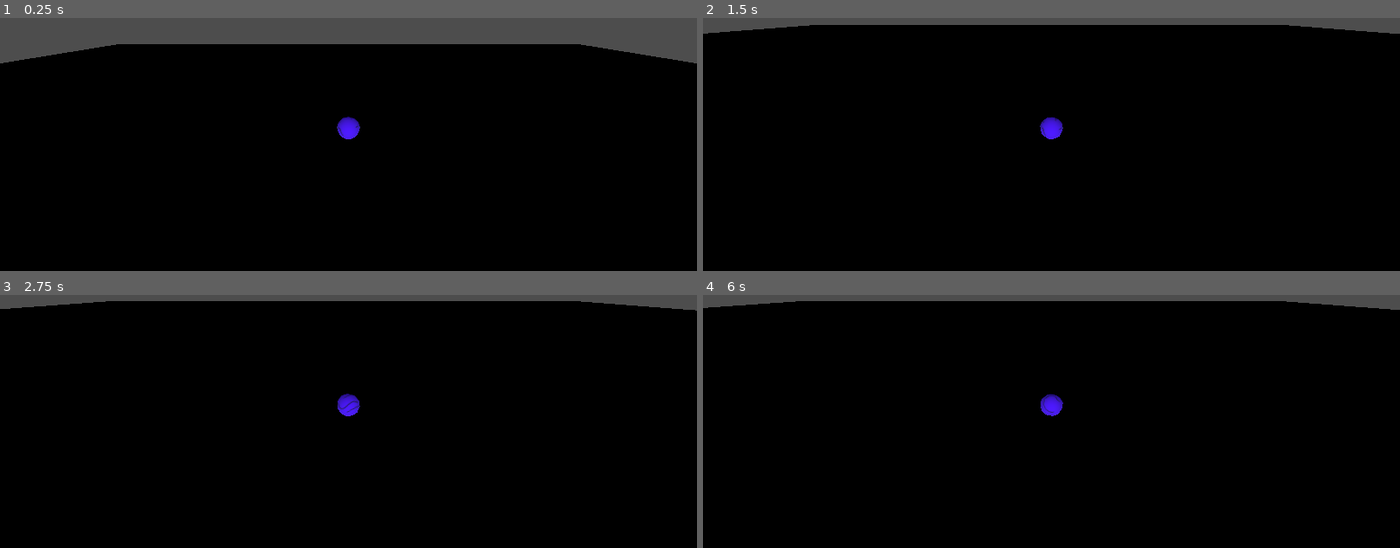
Above: before the commit, frames 1-4 (two rows, left to right).
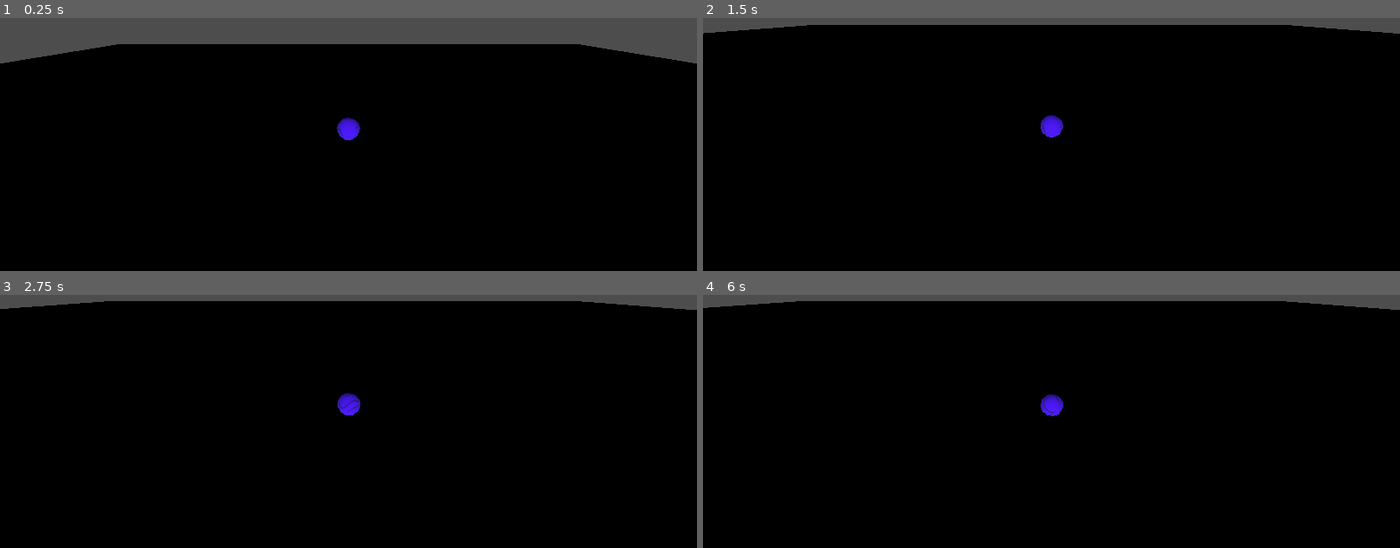
Above: after the commit, the same moments.

Repository: aduImperfect/MarbleBlast
Game: Godot game, scene res://TSCN/main.tscn
The game is run twice, just before and just after one commit, with the same random seed, the same clock (stepped at 60 frames per second) and the same inputs.
Inputs (mouse positions are in pixels of both pictures, inside the frame that each line leads up to):
- Up to frame 1 (0.25 s): no input
- Up to frame 2 (1.5 s): tap Enter at 0.5 s; move the mouse to (1204, 55) at 0.52 s; hold Right 0.53-1.28 s; click (1204, 55) at 0.67 s; move the mouse to (912, 93) at 1.27 s; hold Down from 1.28 s (still down); click (912, 93) at 1.42 s
- Up to frame 3 (2.75 s): move the mouse to (outside the picture) at 2.02 s; release Down at 2.03 s; hold Right from 2.03 s (still down); click (outside the picture) at 2.17 s
- Up to frame 4 (6 s): move the mouse to (1016, 431) at 2.77 s; release Right at 2.78 s; hold Up 2.78-3.53 s; click (1016, 431) at 2.92 s; move the mouse to (1260, 411) at 3.52 s; hold Left 3.53-5.03 s; click (1260, 411) at 3.67 s; tap Space at 4.25, 5.75 s; move the mouse to (outside the picture) at 4.27 s; click (outside the picture) at 4.42 s; tap Enter at 5 s; move the mouse to (1086, 353) at 5.02 s; hold Down 5.03-5.78 s; click (1086, 353) at 5.17 s; move the mouse to (outside the picture) at 5.77 s; hold Right from 5.78 s (still down); click (outside the picture) at 5.92 s

The runs differ from the first frame. In frame 1, less than 0.1% of the frame differs, in the area x 0-100%, y 11-49%; in frame 2, 0.1%, in the area x 0-99%, y 2-48%; in frame 3, less than 0.1%; in frame 4, less than 0.1%.

Commit message:
Camera going in weird rotations. Calculation for mouse movement taken but camera not rotating as intended!

Diff:
--- a/marble-blast/TSCN/main.tscn
+++ b/marble-blast/TSCN/main.tscn
@@ -1,6 +1,7 @@
 [gd_scene format=3 uid="uid://hiqoorm35hoa"]
 
 [ext_resource type="Script" uid="uid://bv0jqcjv8xm0m" path="res://TSCN/main.gd" id="1_fmnqs"]
+[ext_resource type="Script" uid="uid://mymcs0u14wi" path="res://TSCN/pivot_point.gd" id="2_fkqqc"]
 [ext_resource type="Texture2D" uid="uid://babau2golwhs8" path="res://Textures/Sphere.png" id="2_gtjxt"]
 [ext_resource type="Script" uid="uid://4kaw0ylbo4bf" path="res://TSCN/main_cam.gd" id="2_p3t1g"]
 [ext_resource type="Script" uid="uid://b2tw2e23ogp4e" path="res://TSCN/ball.gd" id="3_p3t1g"]
@@ -26,8 +27,12 @@
 script = ExtResource("1_fmnqs")
 
 [node name="MainCam" type="Camera3D" parent="." unique_id=1038089774 node_paths=PackedStringArray("playerNode")]
-transform = Transform3D(1, 0, 0, 0, 0.9659258, 0.25881904, 0, -0.25881904, 0.9659258, 0, 5, 10)
+transform = Transform3D(1, 0, 0, 0, 0.9659259, 0.25881907, 0, -0.25881907, 0.9659258, 0, 5, 10)
 script = ExtResource("2_p3t1g")
+playerNode = NodePath("../PivotPoint")
+
+[node name="PivotPoint" type="Node3D" parent="." unique_id=991218478 node_paths=PackedStringArray("playerNode")]
+script = ExtResource("2_fkqqc")
 playerNode = NodePath("../BallRigidBody")
 
 [node name="DirectionalLight3D" type="DirectionalLight3D" parent="." unique_id=263895350]
--- a/marble-blast/TSCN/main_cam.gd
+++ b/marble-blast/TSCN/main_cam.gd
@@ -13,6 +13,17 @@
 @export var camStartingPosY : float = 5.0
 @export var camStartingPosZ : float = 10.0
 
+@export var deltaVal : float = 0.0
+@export var rotSpeed : float = 20.0
+
+@export var ifRightPressed : bool = false
+@export var ifMouseMovedHoriz : bool = false
+@export var ifMouseMovedVert : bool = false
+@export var horizDirMouseMoved : float = 0.0
+@export var vertDirMouseMoved : float = 0.0
+
+@export var mouseMotionDelta : float = 0.1
+
 # Called when the node enters the scene tree for the first time.
 func _ready() -> void:
 	currentCamZoomLevel = 0
@@ -20,15 +31,27 @@
 	position.x = camStartingPosX
 	position.y = camStartingPosY
 	position.z = camStartingPosZ
+	deltaVal = 0.0
+	rotSpeed = 20.0
+	ifRightPressed = false
+	ifMouseMovedHoriz = false
+	ifMouseMovedVert = false
+	horizDirMouseMoved = 0.0
+	vertDirMouseMoved = 0.0
+	mouseMotionDelta = 0.1
 	_reset_finacam_pos()
 
 # Called every frame. 'delta' is the elapsed time since the previous frame.
 func _process(_delta: float) -> void:
+	deltaVal = _delta
 	_set_finacam_pos_relative(playerNode.position)
-
 	position.x = finalCamPosX[currentCamZoomLevel]
 	position.y = finalCamPosY[currentCamZoomLevel]
 	position.z = finalCamPosZ[currentCamZoomLevel]
+
+	if (ifRightPressed == true) && ((ifMouseMovedHoriz == true) || (ifMouseMovedVert == true)):
+		_rotate_around_pos(_delta, horizDirMouseMoved, vertDirMouseMoved, playerNode.position)
+
 
 func _reset_finacam_pos() -> void:
 	for k in camTotalZoomLevels:
@@ -53,18 +76,26 @@
 			if currentCamZoomLevel != 4:
 				currentCamZoomLevel += 1
 
-	var ifRightPressed : bool = false
-	var ifMouseMoved : bool = false
-	var horizDirMouseMoved : float = 0.0
-
 	if _event is InputEventMouseButton and _event.button_index == MOUSE_BUTTON_RIGHT:
 		if _event.is_pressed():
 			ifRightPressed = true
+		else:
+			ifRightPressed = false
 
 	if _event is InputEventMouseMotion:
-		if _event.relative.x != 0:
-			ifMouseMoved = true
+		if abs(_event.relative.x - mouseMotionDelta) > 0:
+			ifMouseMovedHoriz = true
 			horizDirMouseMoved = _event.relative.x
+		else:
+			ifMouseMovedHoriz = false
+			horizDirMouseMoved = 0.0
 
-	if (ifRightPressed == true) && (ifMouseMoved == true):
-		pass
+		if abs(_event.relative.y - mouseMotionDelta) > 0:
+			ifMouseMovedVert = true
+			vertDirMouseMoved = _event.relative.y
+		else:
+			ifMouseMovedVert = false
+			vertDirMouseMoved = 0.0
+
+func _rotate_around_pos(_delta : float, _dirToPanX : float, _dirToPanY : float, _pos : Vector3) -> void:
+	rotation = _pos.rotated(Vector3(_dirToPanY, _dirToPanX, 0.0), rotSpeed * _delta)
--- /dev/null
+++ b/marble-blast/TSCN/pivot_point.gd
@@ -0,0 +1,13 @@
+extends Node3D
+
+@export var playerNode : Node3D
+
+# Called when the node enters the scene tree for the first time.
+func _ready() -> void:
+	pass # Replace with function body.
+
+# Called every frame. 'delta' is the elapsed time since the previous frame.
+func _process(_delta: float) -> void:
+	position.x = playerNode.position.x
+	position.y = playerNode.position.y
+	position.z = playerNode.position.z
Not shown, added: marble-blast/TSCN/pivot_point.gd.uid
